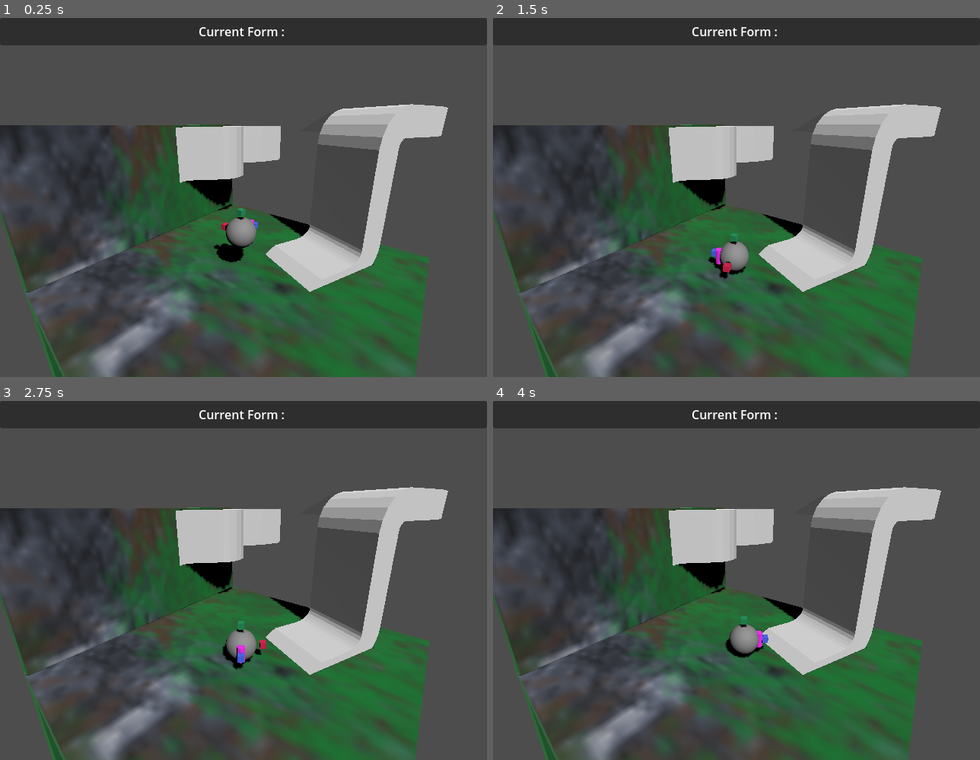
Above: before the commit, frames 1-4 (two rows, left to right).
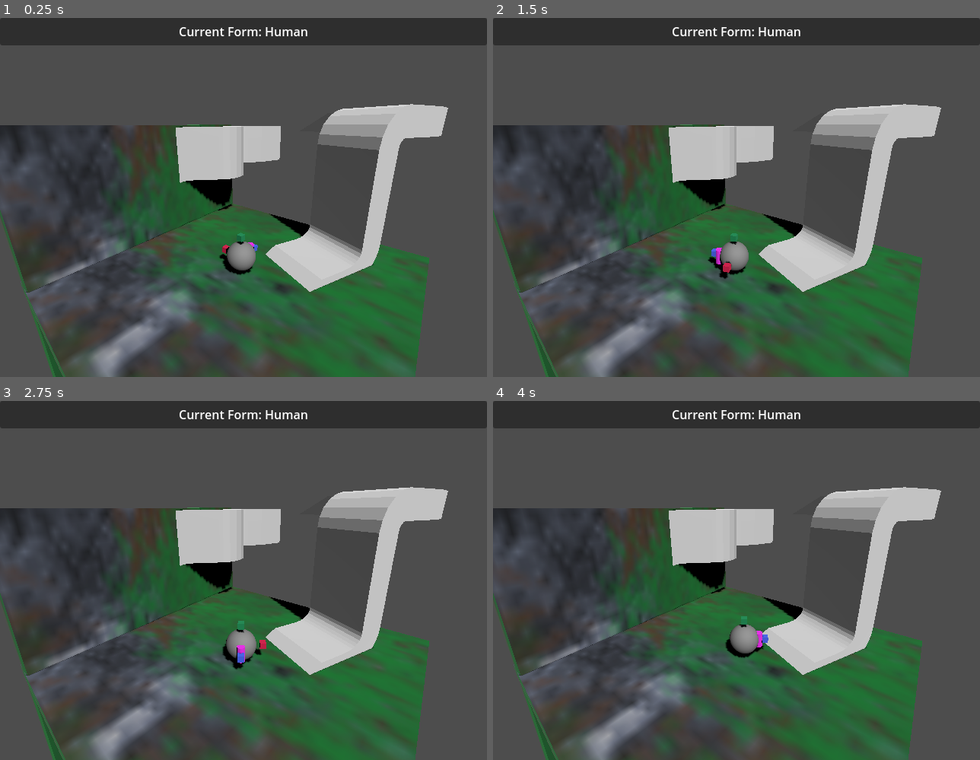
Above: after the commit, the same moments.

Repository: LettucePie/druid
Game: Godot game, scene res://playscenes/play_0.tscn
Same seed, same stepped clock (60 frames per second), same inputs: the game is played once before the commit and once after it.
Inputs:
- Up to frame 1 (0.25 s): no input
- Up to frame 2 (1.5 s): tap Enter at 0.5 s; hold Right (ui_right) 0.53-1.28 s; tap D (stick_l_x+) at 0.6 s; tap Space at 1.25 s; hold Down (ui_down) from 1.28 s (still down); tap A (stick_l_x-) at 1.35 s
- Up to frame 3 (2.75 s): tap Enter at 2 s; release Down (ui_down) at 2.03 s; hold Right (ui_right) from 2.03 s (still down); tap S (stick_l_y+) at 2.1 s
- Up to frame 4 (4 s): tap Space at 2.75 s; release Right (ui_right) at 2.78 s; hold Up (ui_up) 2.78-3.53 s; tap W (stick_l_y-) at 2.85 s; tap Enter at 3.5 s; hold Left (ui_left) from 3.53 s (still down); tap D (stick_l_x+) at 3.6 s

The runs differ from the first frame. In frame 1, 1.4% of the frame differs, in the area x 36-64%, y 2-72%; in frame 2, 0.4%; in frame 3, 0.4%; in frame 4, 0.4%.

Commit message:
initialize player in play setup

Diff:
--- a/playscenes/play_setup.gd
+++ b/playscenes/play_setup.gd
@@ -51,10 +51,13 @@
 	else:
 		print("Failed to connect Core ELements")
 		get_tree().quit()
+	initialize_player()
 
 
 func initialize_player():
-	player.position = stage.checkpoint_spawns[stage.current_checkpoint].position
+	player.position = stage.start_point.position
+#	player.position = stage.checkpoint_spawns[stage.current_checkpoint].position
+	player.set_form_to(player.Form.HUMAN)
 
 
 # Called every frame. 'delta' is the elapsed time since the previous frame.
--- a/stages/stage.gd
+++ b/stages/stage.gd
@@ -1,6 +1,8 @@
 extends Node3D
 
 class_name Stage
+
+@export var start_point : Marker3D
 
 @export var checkpoint_spawns : Array[Marker3D]
 @export var checkpoint_gates : Array
--- a/stages/stage_0.tscn
+++ b/stages/stage_0.tscn
@@ -13,9 +13,9 @@
 [sub_resource type="BoxMesh" id="BoxMesh_oup2k"]
 size = Vector3(10, 0.5, 10)
 
-[node name="stage_0" type="Node3D"]
+[node name="stage_0" type="Node3D" node_paths=PackedStringArray("start_point")]
 script = ExtResource("1_8cdmm")
-checkpoint_spawns = Array[Marker3D]([null])
+start_point = NodePath("spawn_0")
 
 [node name="cam_dial" type="Node3D" parent="."]
 
--- a/ui/gui.gd
+++ b/ui/gui.gd
@@ -10,4 +10,4 @@
 
 
 func update_info():
-	$PanelContainer/current_form.text = current_form
+	$PanelContainer/current_form.text = "Current Form: " + current_form
